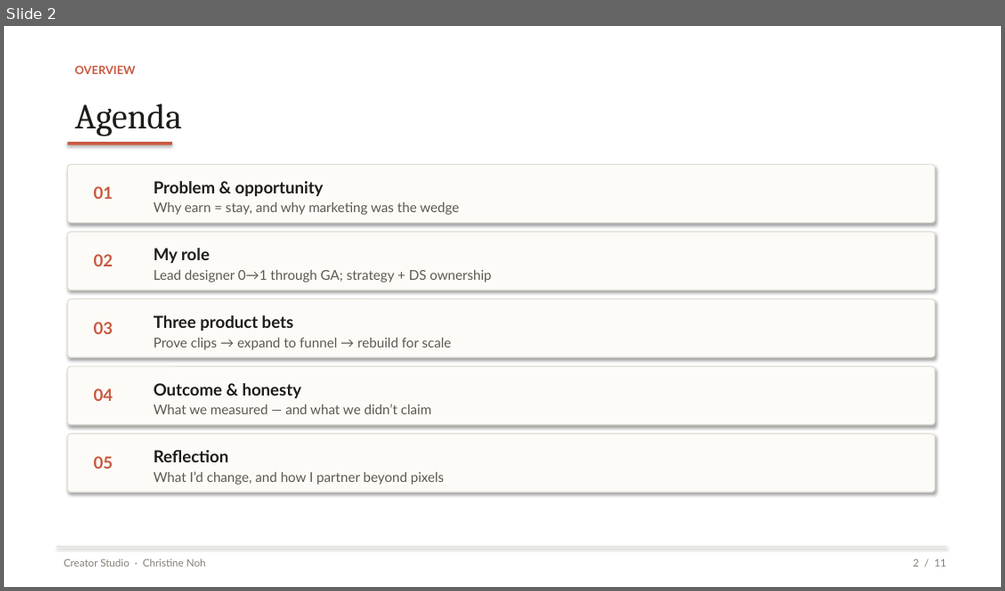
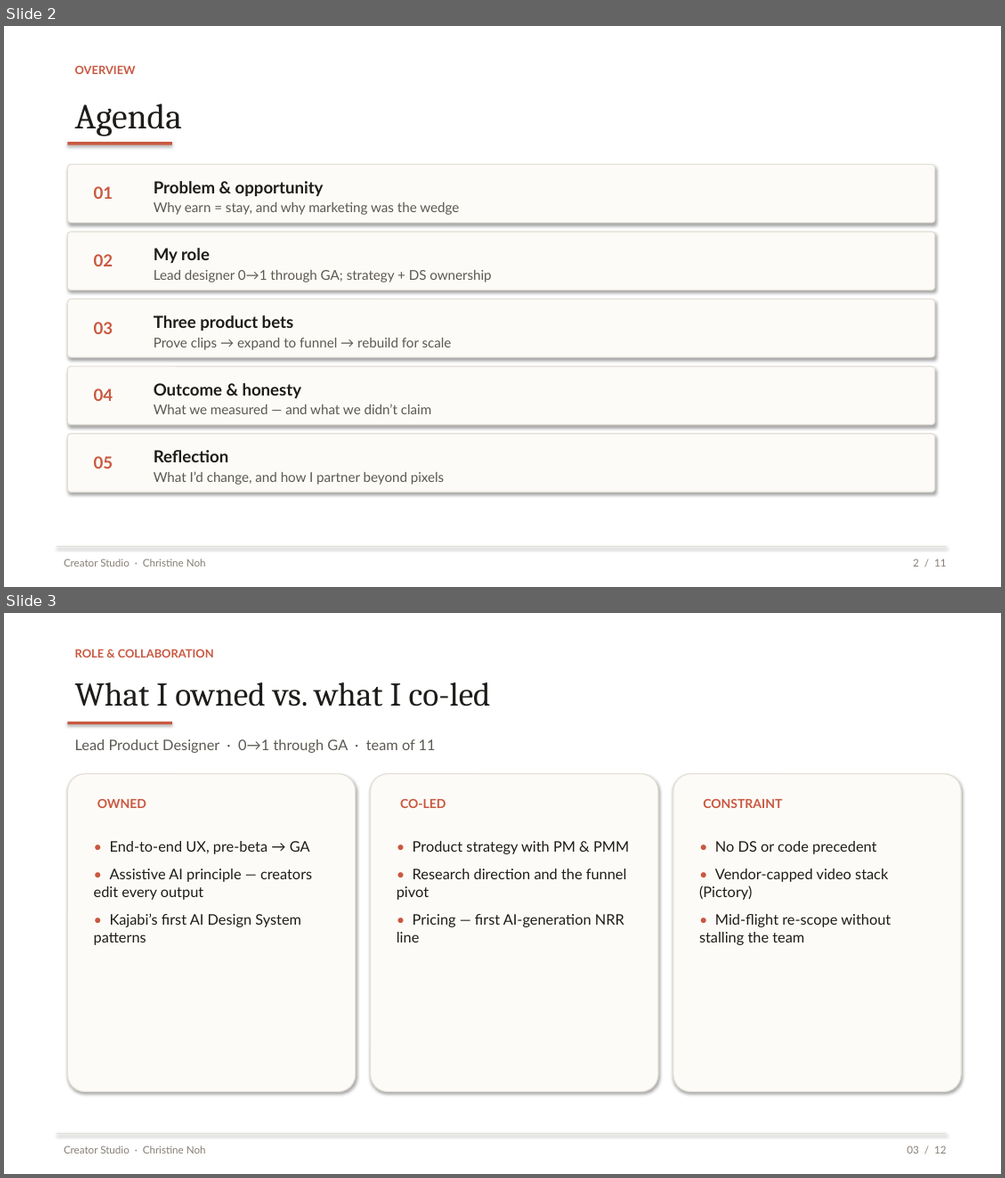
Before and after one commit to xtinesun/portfolio, a slide deck: presentations/CS1-Creator-Studio-CPO.pptx. Shown one above the other, each under a label of ours: slide 2 before the commit, slides 2 and 3 after it. The pictures are 1005x591 and 1005x1178 pixels, drawn with LibreOffice and Linux fonts; fonts in the diff are those of the drawing; background and template pictures are left out. Boxes give left, top, right and bottom in pixels: in the first picture for what was removed or moved away, otherwise in the second. Text is boxed around its words. In the diff, an @@ line names an element or a change of style, - is before the commit and + after.

```diff
--- a/presentations/CS1-Creator-Studio-CPO.pptx
+++ b/presentations/CS1-Creator-Studio-CPO.pptx
@@ slide 3 added at (4,613,1001,1174), background picture (left out) @@
@@ text added at (75,649,214,657), 11 pt, text #C95840, bold @@
+ROLE & COLLABORATION
@@ text added at (75,682,491,706), 32 pt, text #1E1C19 @@
+What I owned vs. what I co-led
@@ rectangle added at (67,722,172,724), fill #C95840 @@
@@ text added at (75,739,436,753), 14 pt, text #5C5952 @@
+Lead Product Designer · 0→1 through GA · team of 11
@@ rounded rectangle added at (67,774,356,1092), fill #FDFBF7, outline #E3DFD6 1 pt @@
@@ text added at (97,799,146,808), 12 pt, text #C95840, bold @@
+OWNED
@@ rounded rectangle added at (371,774,658,1092), fill #FDFBF7, outline #E3DFD6 1 pt @@
@@ text added at (400,799,445,808), 12 pt, text #C95840, bold @@
+CO-LED
@@ rounded rectangle added at (673,774,961,1092), fill #FDFBF7, outline #E3DFD6 1 pt @@
@@ text added at (703,799,782,808), 12 pt, text #C95840, bold @@
+CONSTRAINT
@@ text added at (94,841,312,945), 14 pt, text #1E1C19 @@
+• End-to-end UX, pre-beta → GA
+• Assistive AI principle — creators edit every output
+• Kajabi’s first AI Design System patterns
@@ text added at (396,841,629,942), 14 pt, text #1E1C19 @@
+• Product strategy with PM & PMM
+• Research direction and the funnel pivot
+• Pricing — first AI-generation NRR line
@@ text added at (699,841,890,945), 14 pt, text #1E1C19 @@
+• No DS or code precedent
+• Vendor-capped video stack (Pictory)
+• Mid-flight re-scope without stalling the team
@@ rectangle added at (57,1133,947,1134), fill #E3DFD6 @@
@@ text added at (64,1145,206,1153), 10 pt, text #877F75 @@
+Creator Studio · Christine Noh
@@ text added at (906,1145,946,1153), 10 pt, text #877F75 @@
+03 / 12
```
Also in this commit, not shown: 19 other files.
